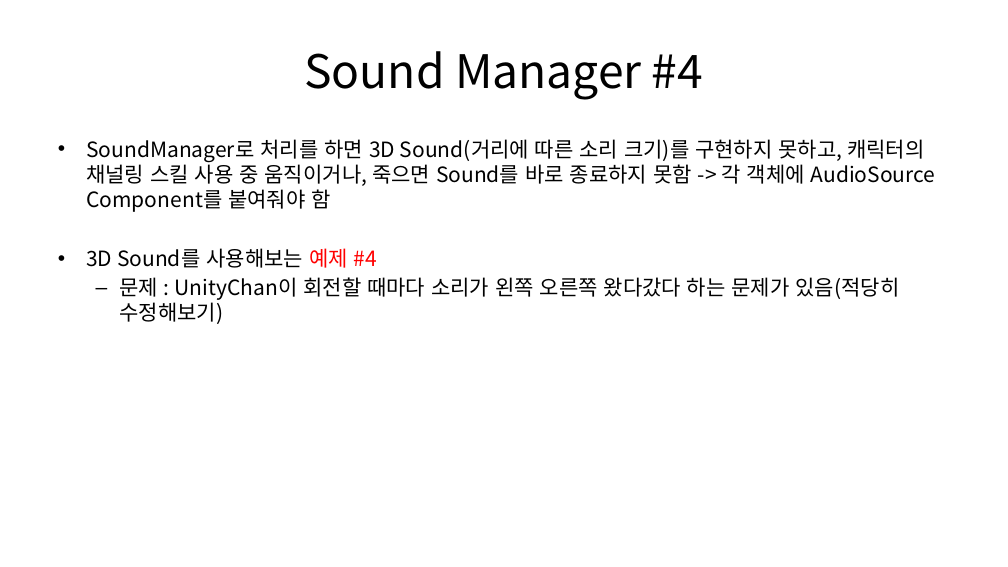
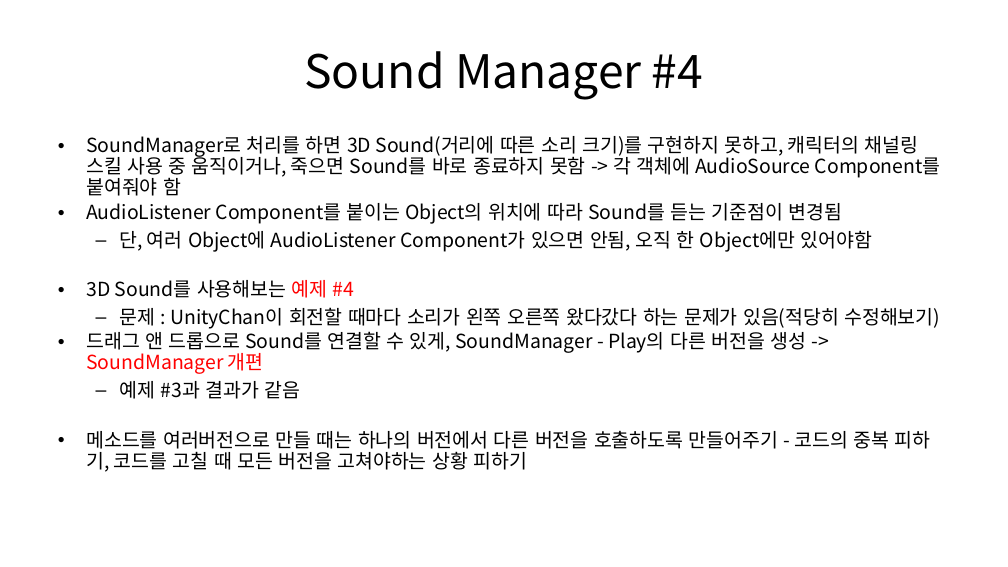
Before and after one commit to Comet-Csms/Unity, a slide deck: slide 13 of Learning Materials/Unity/8. Sound/Sound.pptx. Drawn at 1008x567 pixels with LibreOffice and Linux fonts; fonts in the diff are those of the drawing. Boxes give left, top, right and bottom in pixels: in the first picture for what was removed or moved away, otherwise in the second. Text is boxed around its words. In the diff, an @@ line names an element or a change of style, - is before the commit and + after.

Commit message:
Docs : Unity 공부자료 수정 및 추가

```diff
--- a/Learning Materials/Unity/8. Sound/Sound.pptx
+++ b/Learning Materials/Unity/8. Sound/Sound.pptx
@@ text at bbox=[86, 136, 940, 329]: size 20 to 18.5 pt in "SoundManager로 처리를 하면 3D Sound(거리에 따른 소리 ...", "3D Sound를 사용해보는 예제 #4", "문제 : UnityChan이 회전할 때마다 소리가 왼쪽 ..."; line spacing 1 to 0.9 @@
@@ text at bbox=[86, 203, 872, 252]: paragraphs added @@
+• AudioListener Component를 붙이는 Object의 위치에 따라 Sound를 듣는 기준점이 변경됨
+  – 단, 여러 Object에 AudioListener Component가 있으면 안됨, 오직 한 Object에만 있어야함
@@ text at bbox=[86, 328, 930, 472]: paragraphs added @@
+• 드래그 앤 드롭으로 Sound를 연결할 수 있게, SoundManager - Play의 다른 버전을 생성 -> SoundManager 개편
+  – 예제 #3과 결과가 같음
+• 메소드를 여러버전으로 만들 때는 하나의 버전에서 다른 버전을 호출하도록 만들어주기 - 코드의 중복 피하기, 코드를 고칠 때 모든 버전을 고쳐야하는 상황 피하기
```
Also in this commit, not shown: 3 slides added, 3 other files.
